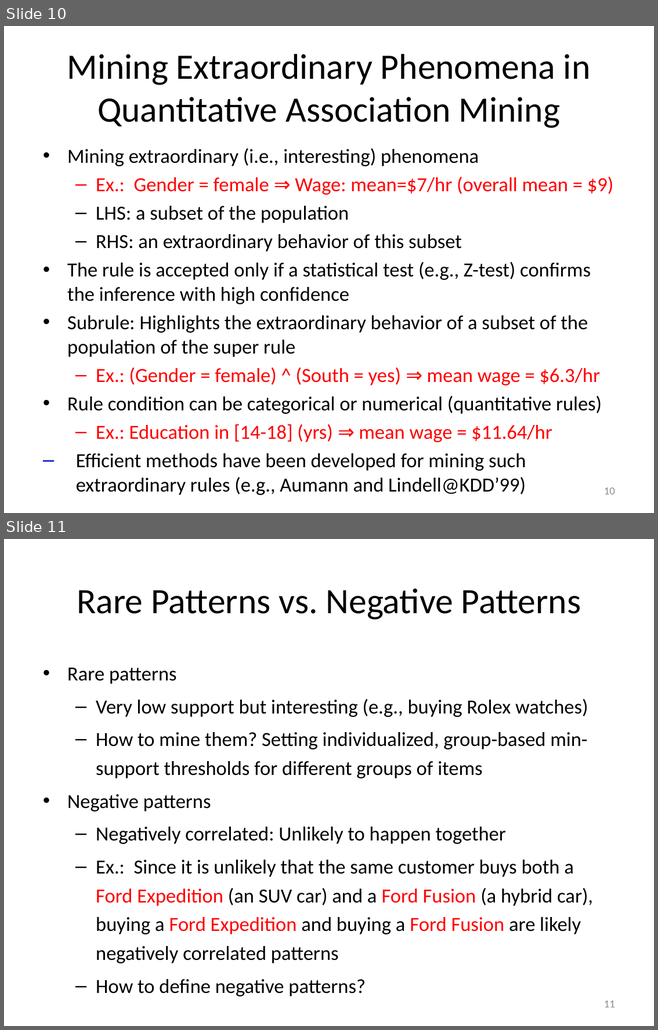
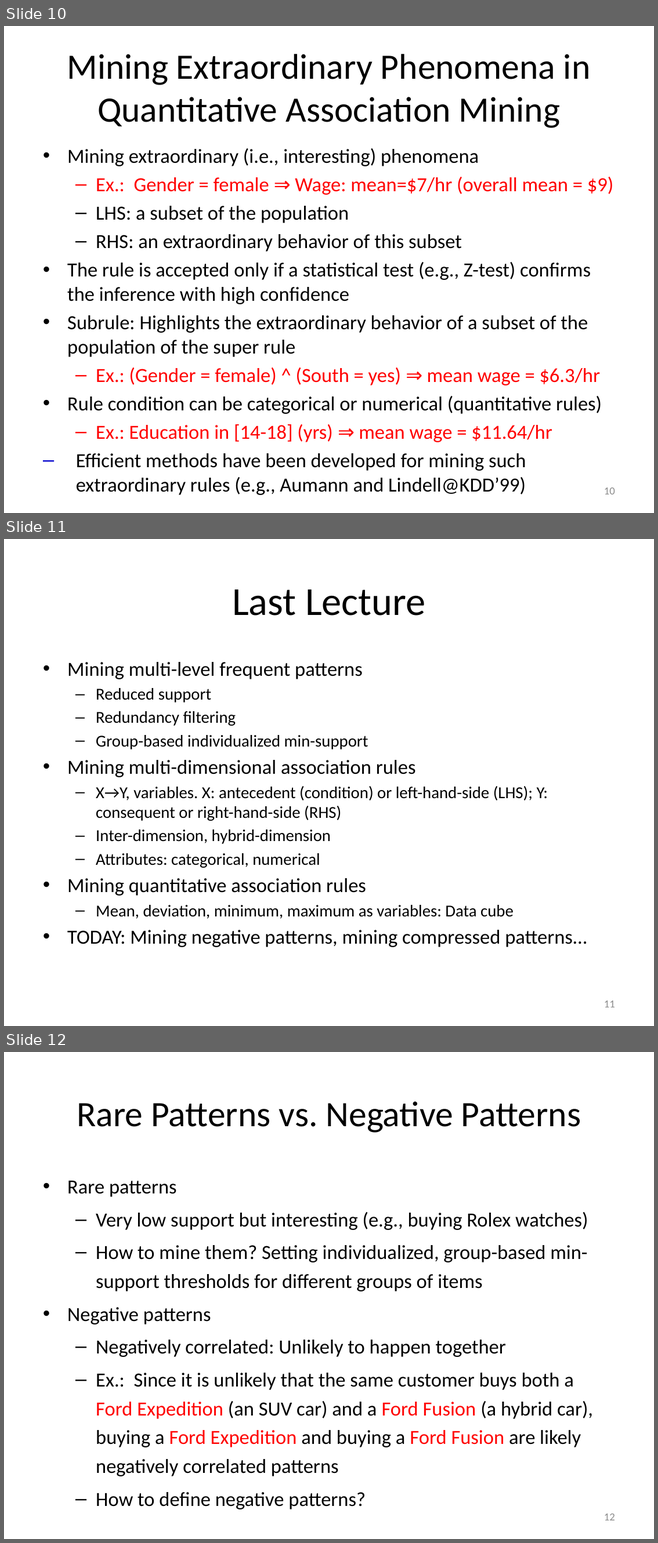
Before and after one commit to mjiang89/mjiang89.github.io, a slide deck: teaching/CS412Summer17-Chapter7.pptx. Shown one above the other, each under a label of ours: slides 10 and 11 before the commit, slides 10, 11 and 12 after it. The pictures are 658x1030 and 658x1543 pixels, drawn with LibreOffice and Linux fonts; fonts in the diff are those of the drawing. Boxes give left, top, right and bottom in pixels: in the first picture for what was removed or moved away, otherwise in the second. Text is boxed around its words. In the diff, an @@ line names an element or a change of style, - is before the commit and + after.

```diff
--- a/teaching/CS412Summer17-Chapter7.pptx
+++ b/teaching/CS412Summer17-Chapter7.pptx
@@ slide 11 added at [4, 539, 654, 1026], background #FFFFFF @@
@@ title added at [232, 589, 425, 616], 44 pt, text #000000 @@
+Last Lecture
@@ text added at [67, 662, 586, 947], 18.5 pt, text #000000 @@
+• Mining multi-level frequent patterns
+  – Reduced support
+  – Redundancy filtering
+  – Group-based individualized min-support
+• Mining multi-dimensional association rules
+  – X→Y, variables. X: antecedent (condition) or left-hand-side (LHS); Y: consequent or right-hand-side (RHS)
+  – Inter-dimension, hybrid-dimension
+  – Attributes: categorical, numerical
+• Mining quantitative association rules
+  – Mean, deviation, minimum, maximum as variables: Data cube
+• TODAY: Mining negative patterns, mining compressed patterns…
@@ page number added at [604, 1001, 615, 1008], 12 pt, text #8C8C8C @@
+11
@@ what was slide 11 is now slide 12 @@
@@ page number at [604, 1514, 615, 1521]: text changed @@
-11
+12
```
Also in this commit, not shown: 21 slides changed, 1 other slide added, 2 other files.
